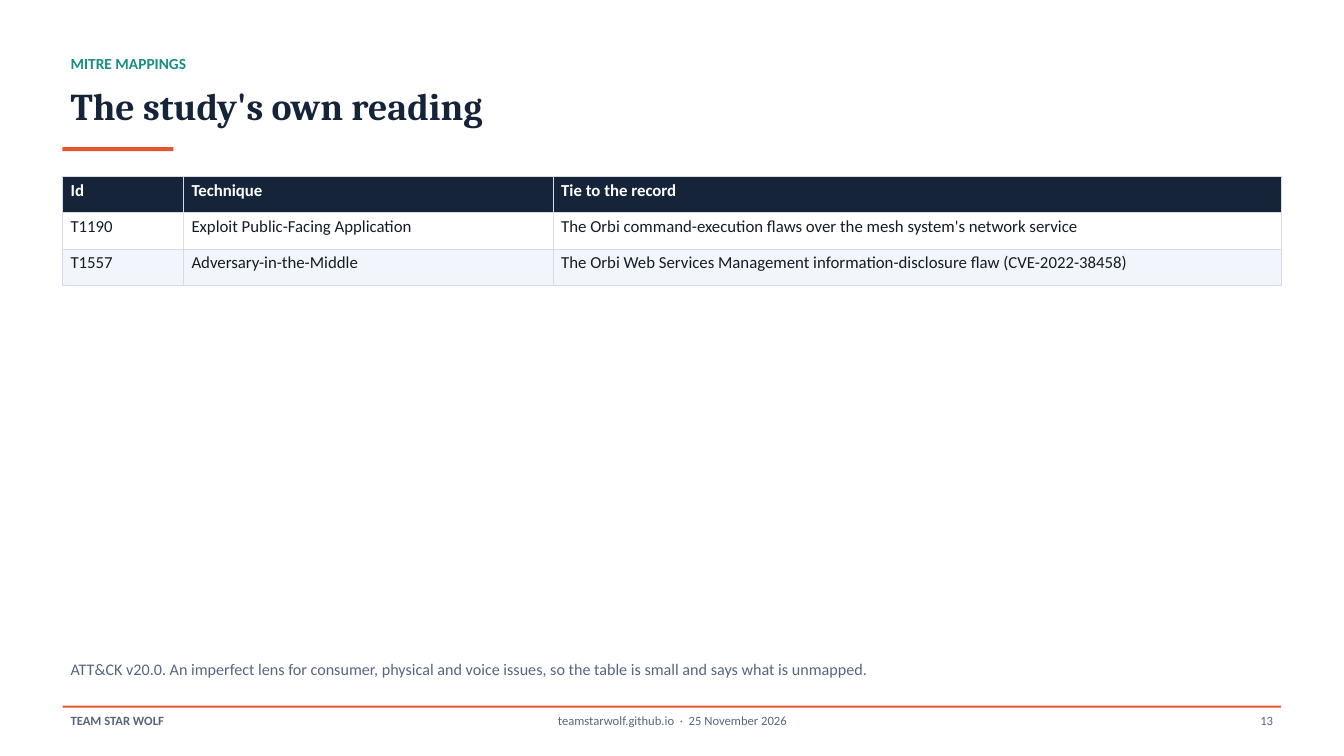
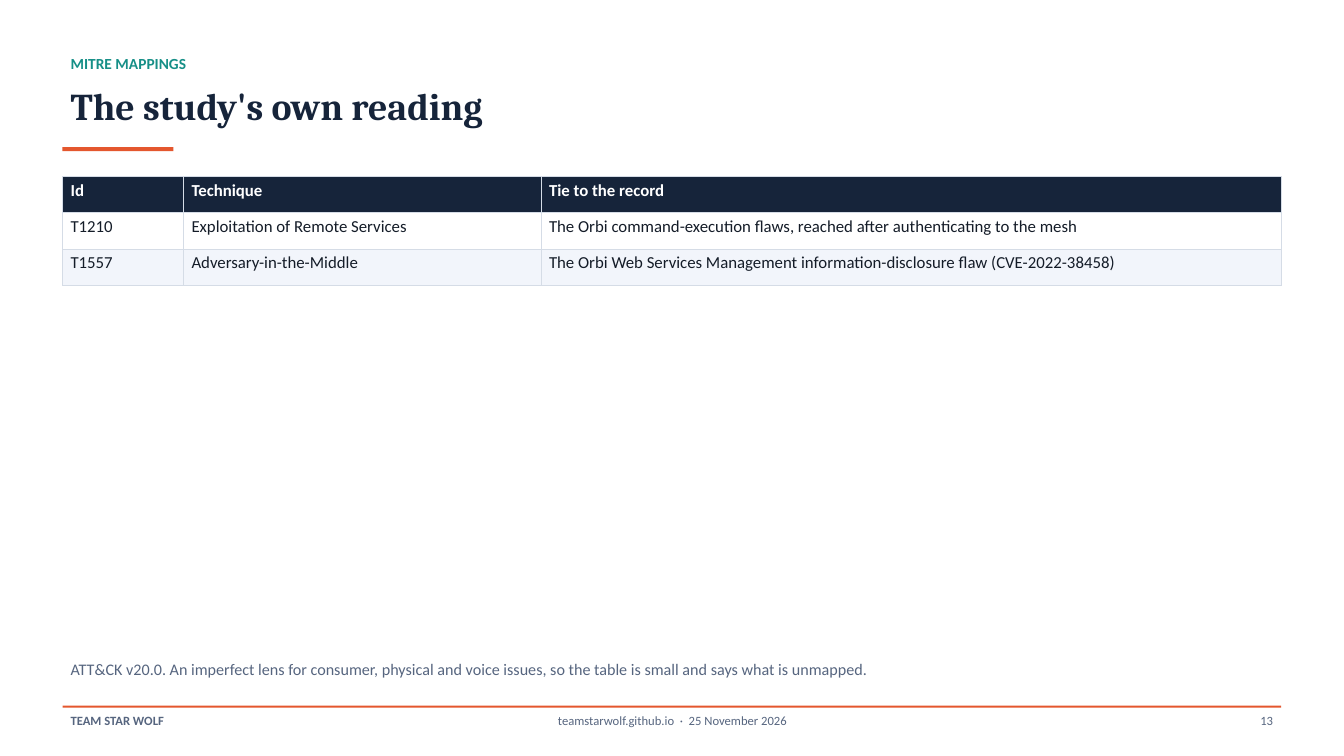
Before and after one commit to TeamStarWolf/TeamStarWolf, a slide deck: slide 13 of case-studies/slides/Mesh_Thread_Home_Network_Case_Study.pptx. Drawn at 1344x756 pixels with LibreOffice and Linux fonts; fonts in the diff are those of the drawing. Boxes give left, top, right and bottom in pixels: in the first picture for what was removed or moved away, otherwise in the second. Text is boxed around its words. In the diff, an @@ line names an element or a change of style, - is before the commit and + after.

```diff
--- a/case-studies/slides/Mesh_Thread_Home_Network_Case_Study.pptx
+++ b/case-studies/slides/Mesh_Thread_Home_Network_Case_Study.pptx
@@ table at [63,176,1281,285] @@
-row 2: T1190 | Exploit Public-Facing Application | The Orbi command-execution flaws over the mesh system's network service
+row 2: T1210 | Exploitation of Remote Services | The Orbi command-execution flaws, reached after authenticating to the mesh
```
Also in this commit, not shown: 4 other slides changed, 9 other files.
